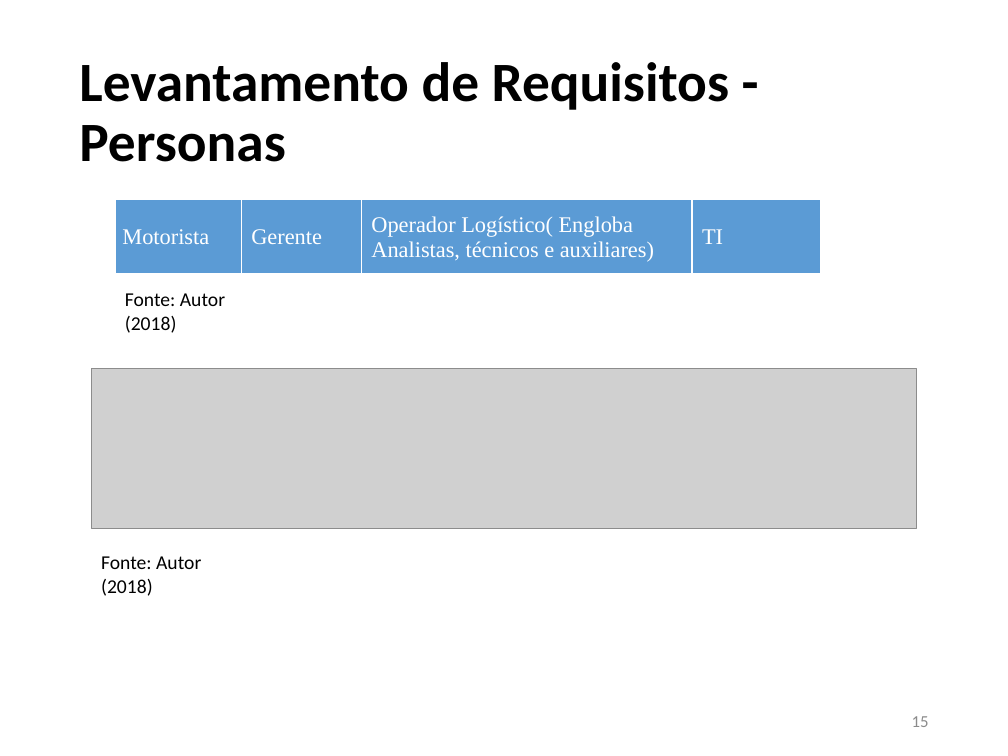
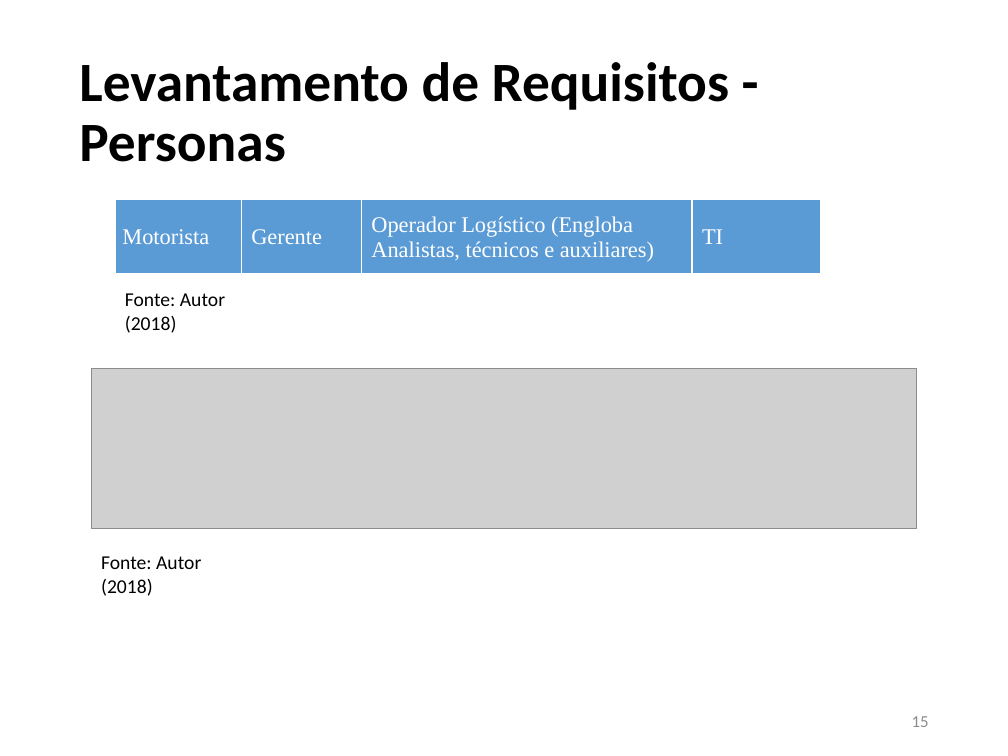
Before and after one commit to JoaoVFG/documentacaoTG, a slide deck: slide 15 of APRESENTAÇÃO JOAO VITOR.pptx. Drawn at 1008x756 pixels with LibreOffice and Linux fonts; fonts in the diff are those of the drawing; grey boxes stand for pictures. Boxes give left, top, right and bottom in pixels: in the first picture for what was removed or moved away, otherwise in the second. Text is boxed around its words. In the diff, an @@ line names an element or a change of style, - is before the commit and + after.

```diff
--- a/APRESENTAÇÃO JOAO VITOR.pptx
+++ b/APRESENTAÇÃO JOAO VITOR.pptx
@@ table at bbox=[115, 200, 820, 275] @@
-row 1, column 3: Operador Logístico( Engloba Analistas, técnicos e auxiliares)
+row 1, column 3: Operador Logístico (Engloba Analistas, técnicos e auxiliares)
```
Also in this commit, not shown: 6 other slides changed, 3 other files.
